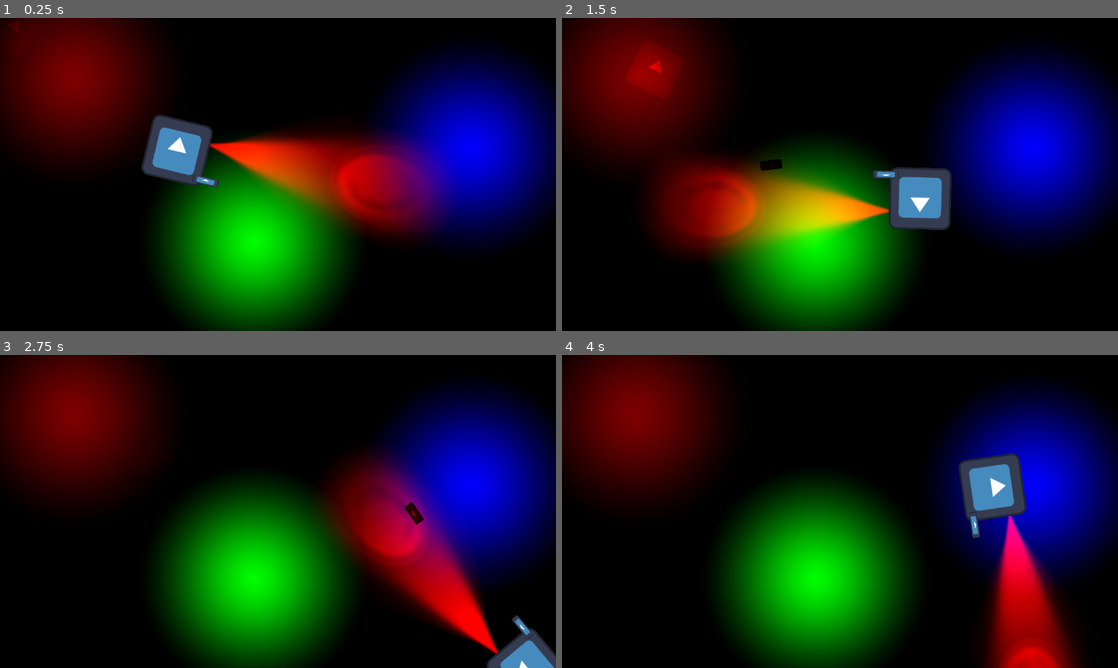
Above: before the commit, frames 1-4 (two rows, left to right).
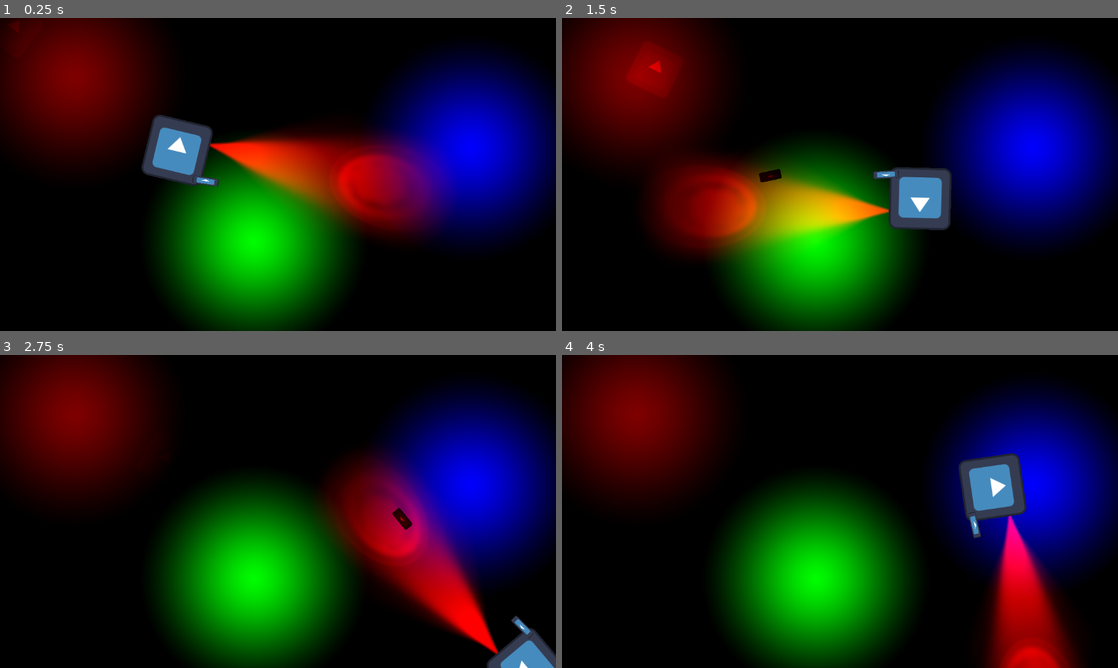
Above: after the commit, the same moments.

Repository: age-of-asparagus/chili-code-jam
Game: Godot game, scene res://world.tscn
Same seed, same stepped clock (60 frames per second), same inputs: the game is played once before the commit and once after it. The engine's default icon, where the game draws it, is replaced by a stand-in: a white triangle on a blue panel in a dark square.
Inputs (mouse positions are in pixels of both pictures, inside the frame that each line leads up to):
- Up to frame 1 (0.25 s): no input
- Up to frame 2 (1.5 s): move the mouse to (962, 158) at 0.52 s; press the mouse at (962, 158) at 0.53 s; hold Right (ui_right) 0.53-1.28 s; move the mouse to (728, 190) at 1.27 s; release the mouse at (728, 190) at 1.28 s; hold Down (ui_down) from 1.28 s (still down); click (728, 190) at 1.35 s
- Up to frame 3 (2.75 s): move the mouse to (333, 442) at 2.02 s; release Down (ui_down) at 2.03 s; press the mouse at (333, 442) at 2.03 s; hold Right (ui_right) from 2.03 s (still down)
- Up to frame 4 (4 s): move the mouse to (812, 574) at 2.77 s; release Right (ui_right) at 2.78 s; release the mouse at (812, 574) at 2.78 s; hold Up (ui_up) 2.78-3.53 s; click (812, 574) at 2.85 s; move the mouse to (1006, 558) at 3.52 s; press the mouse at (1006, 558) at 3.53 s; hold Left (ui_left) from 3.53 s (still down)

The runs differ from the first frame. In frame 1, less than 0.1% of the frame differs, in the area x 34-40%, y 50-54%; in frame 2, 0.3%; in frame 3, 0.3%, in the area x 70-96%, y 47-91%; in frame 4, less than 0.1%.

Commit message:
bullet shoots in the guns direction

Diff:
--- a/light-testsworld.tscn
+++ b/light-testsworld.tscn
@@ -12,7 +12,7 @@
 polygons = Array[PackedInt32Array]([PackedInt32Array(0, 1, 2), PackedInt32Array(3, 4, 5, 6), PackedInt32Array(6, 5, 7,  …(2165 unchanged characters)…
 outlines = Array[PackedVector2Array]([PackedVector2Array(-399, -171, 1305, -162, 1288, 529, 2805, 580, 2894, 1554, 491, 1559, 441, 753, -428, 677)])
 
-[node name="World" type="Node2D"]
+[node name="World2" type="Node2D"]
 visibility_layer = 3
 
 [node name="NavigationRegion2D" type="NavigationRegion2D" parent="."]
--- a/player.gd
+++ b/player.gd
@@ -37,7 +37,7 @@
 	can_shoot = false
 	$firerate_timer.start()
 	var bullet = Bullet_Scene.instantiate()
-	bullet.direction = Vector2(1,0).rotated(rotation)
+	bullet.direction = Vector2(1,0).rotated($gun_sprite.global_rotation)
 	bullet.global_position = $bullet_spawn.global_position
 	get_parent().add_child(bullet)
 
--- a/player.tscn
+++ b/player.tscn
@@ -27,11 +27,12 @@
 [node name="gun_sprite" type="Sprite2D" parent="."]
 material = SubResource("CanvasItemMaterial_807db")
 position = Vector2(72, 48)
+rotation = -0.0863617
 scale = Vector2(0.421875, 0.125)
 texture = ExtResource("2_incig")
 
 [node name="bullet_spawn" type="Marker2D" parent="."]
-position = Vector2(105, 49)
+position = Vector2(110, 44)
 
 [node name="firerate_timer" type="Timer" parent="."]
 wait_time = 0.25
Not shown: 1 places in light-testsworld.tscn that only renumber resources
